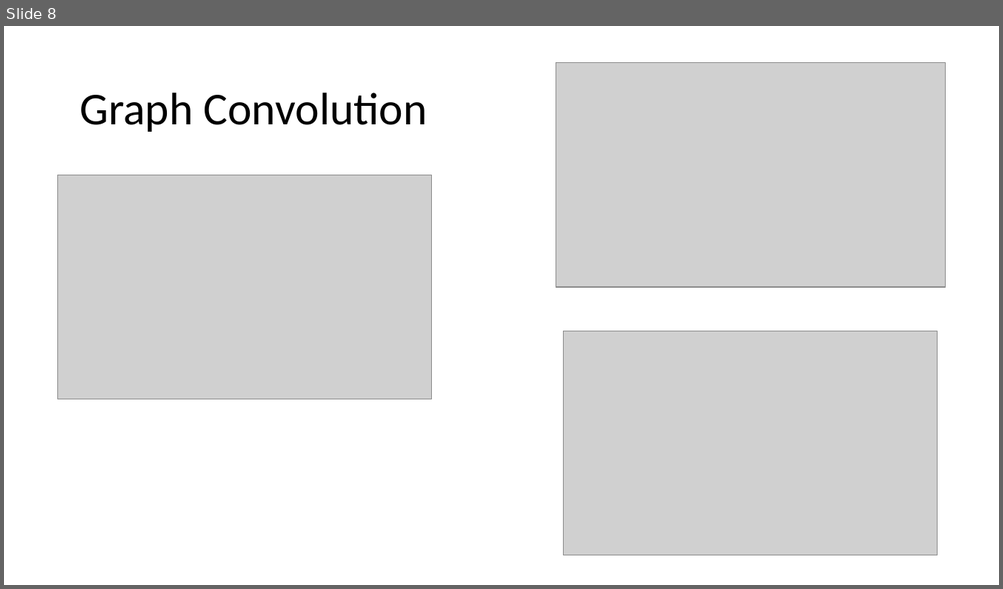
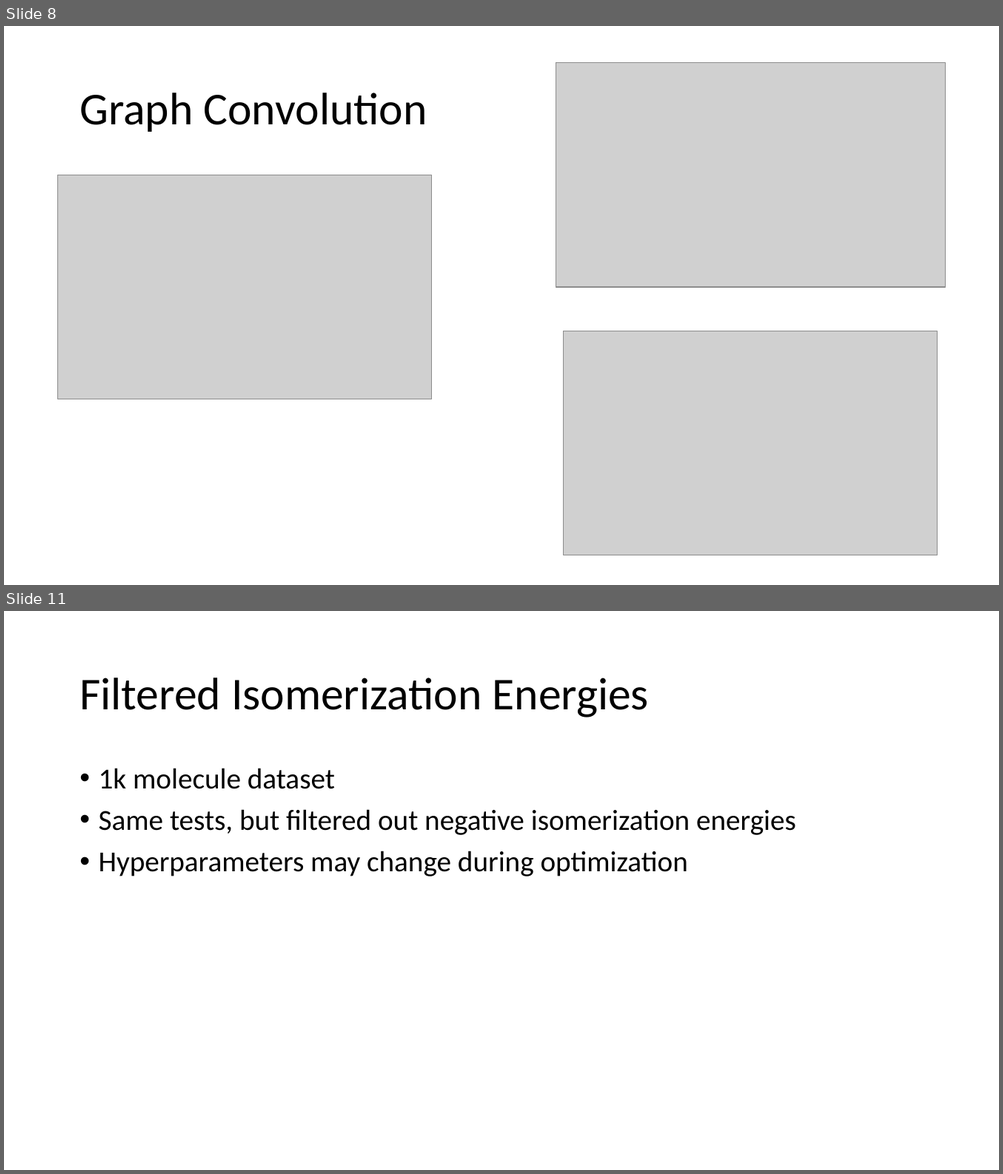
Before and after one commit to Ian-McCleary/chem-ml-research, a slide deck: statsreport.pptx. Shown one above the other, each under a label of ours: slide 8 before the commit, slides 8 and 11 after it; the slides between them are not shown. The pictures are 1003x589 and 1003x1174 pixels, drawn with LibreOffice and Linux fonts; fonts in the diff are those of the drawing; grey boxes stand for pictures. Boxes give left, top, right and bottom in pixels: in the first picture for what was removed or moved away, otherwise in the second. Text is boxed around its words. In the diff, an @@ line names an element or a change of style, - is before the commit and + after.

```diff
--- a/statsreport.pptx
+++ b/statsreport.pptx
@@ slide 11 added at bbox=[4, 611, 999, 1170], background #FFFFFF @@
@@ title added at bbox=[79, 678, 649, 718], 44 pt, text #000000 @@
+Filtered Isomerization Energies
@@ text added at bbox=[99, 768, 796, 877], 28 pt, text #000000 @@
+• 1k molecule dataset
+• Same tests, but filtered out negative isomerization energies
+• Hyperparameters may change during optimization
```
Also in this commit, not shown: 3 slides changed, 8 other slides added, 6 other files.
